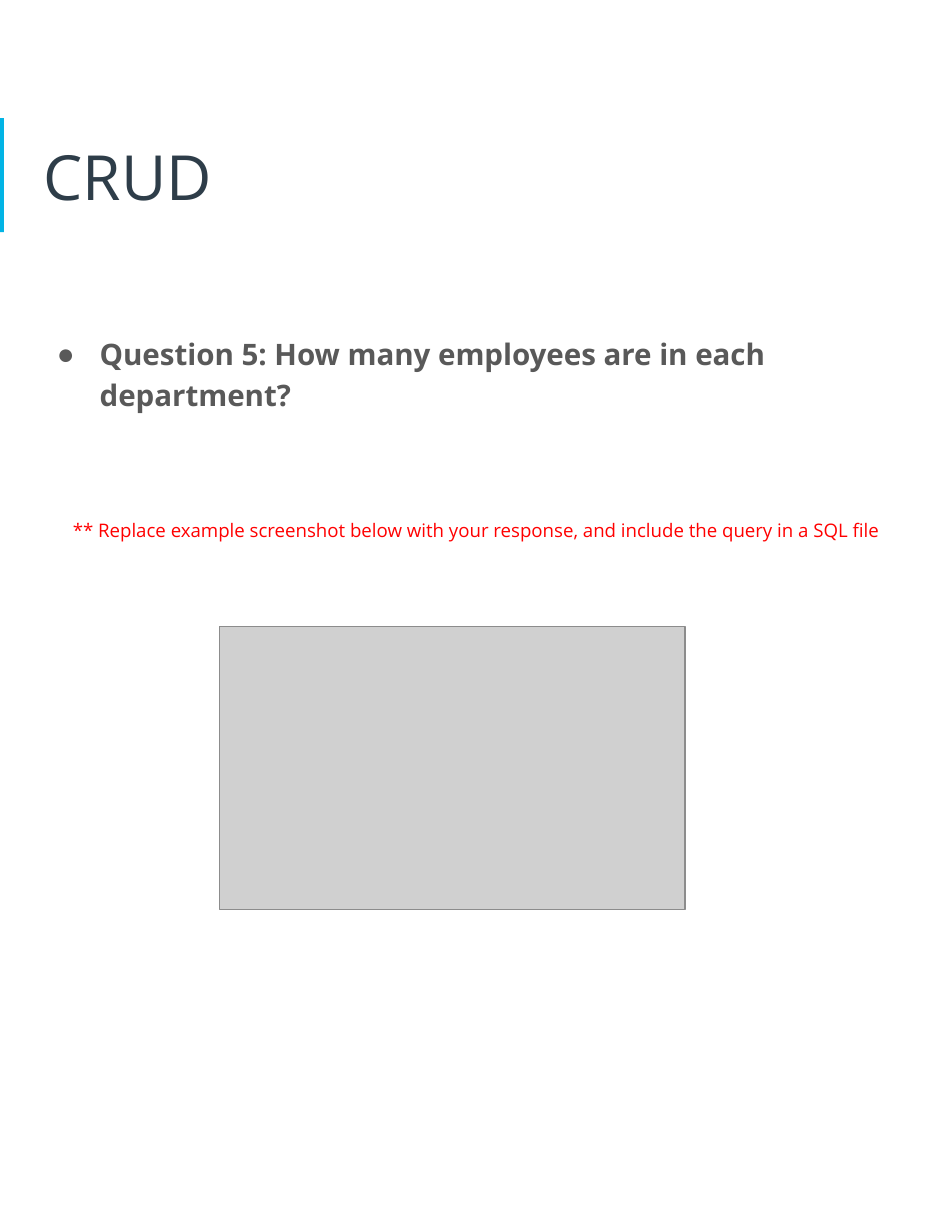
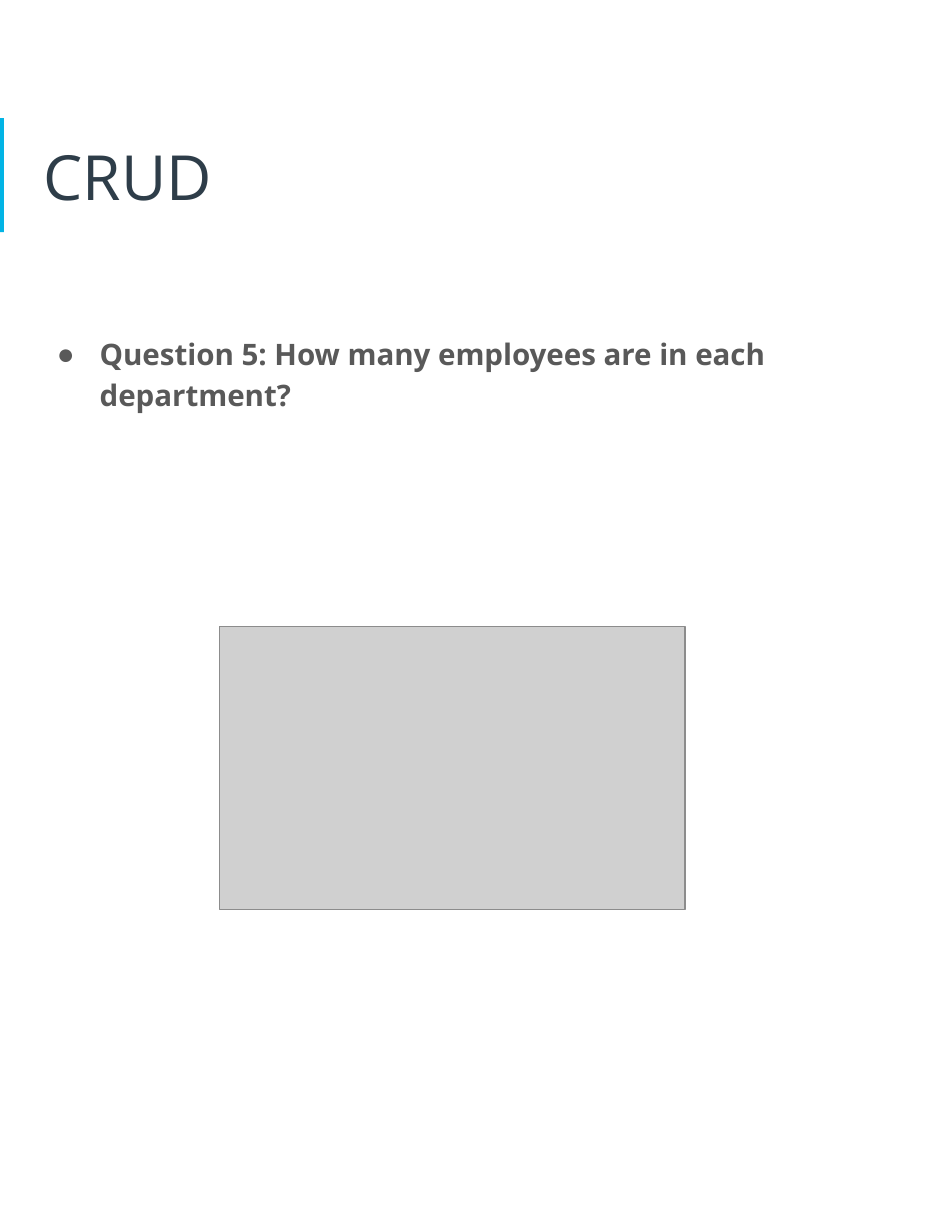
Before and after one commit to MartyP233/data-architecture-nanodegree, a slide deck: slide 21 of assignments/HR Database/project submission.pptx (slide 22 before the commit). Drawn at 952x1232 pixels with LibreOffice and Linux fonts; fonts in the diff are those of the drawing; grey boxes stand for pictures. Boxes give left, top, right and bottom in pixels: in the first picture for what was removed or moved away, otherwise in the second. Text is boxed around its words. In the diff, an @@ line names an element or a change of style, - is before the commit and + after.

```diff
--- a/assignments/HR Database/project submission.pptx
+++ b/assignments/HR Database/project submission.pptx
@@ text at <box>98,522,879,542</box>: paragraph removed @@
-** Replace example screenshot below with your response, and include the query in a SQL file
```
Also in this commit, not shown: 6 other slides changed, 1 slide removed, 3 other files.
